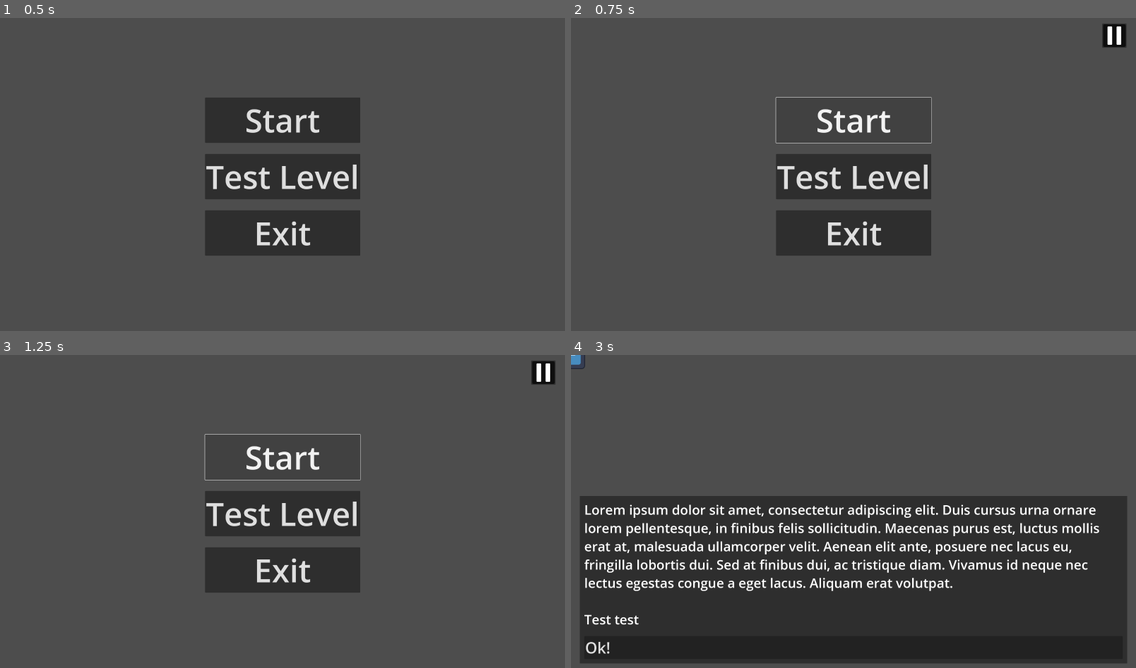
Above: before the commit, frames 1-4 (two rows, left to right).
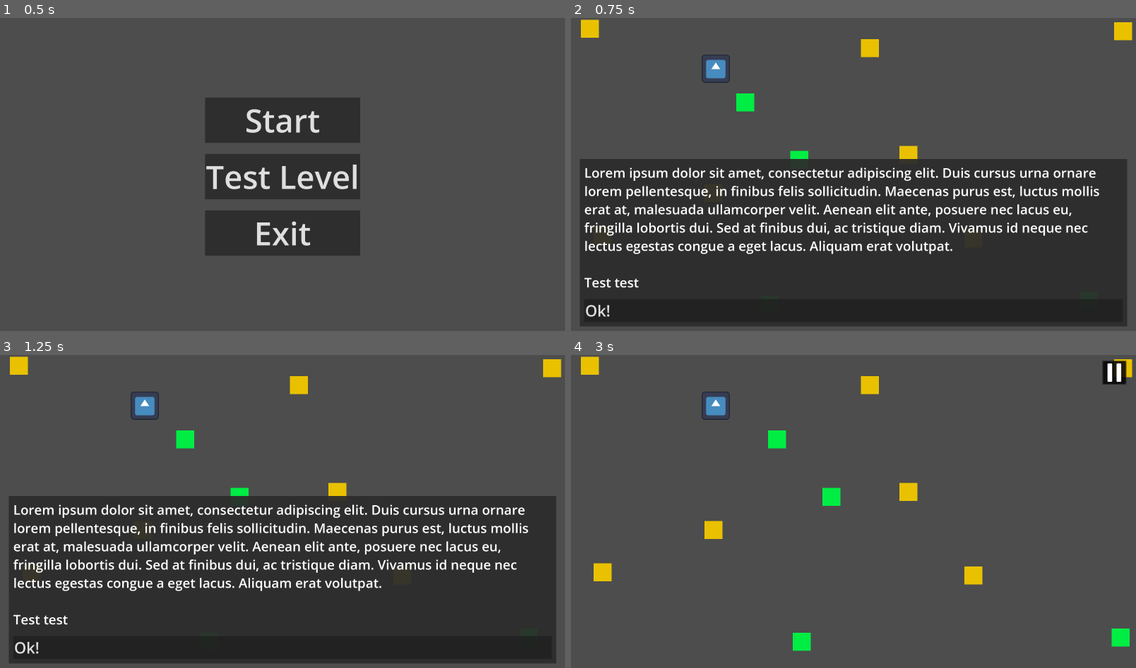
Above: after the commit, the same moments.

Repository: NervzZ/Designing-learning-tools-project
Game: Godot game, scene res://UI/MainMenu.tscn
Same seed, same stepped clock (60 frames per second), same inputs: the game is played once before the commit and once after it. The engine's default icon, where the game draws it, is replaced by a stand-in: a white triangle on a blue panel in a dark square.
Inputs (mouse positions are in pixels of both pictures, inside the frame that each line leads up to):
- Up to frame 1 (0.5 s): no input
- Up to frame 2 (0.75 s): click "Start" at 0.5 s
- Up to frame 3 (1.25 s): no input
- Up to frame 4 (3 s): click (853, 458) at 1.25 s, where only the run before the commit has a clickable "Start"; click (853, 646) at 2 s, where only the run after the commit has a clickable "Ok!"; click (853, 514) at 2.75 s, where only the run before the commit has a clickable "Test Level"

Frame 1 is identical in both runs. In frame 2, 48% of the frame differs, in the area x 1-100%, y 0-99%; in frame 3, 48%; in frame 4, 52%, in the area x 0-100%, y 0-99%.

Commit message:
revert levels to original state

Diff:
--- a/Levels/FirstLevel.tscn
+++ b/Levels/FirstLevel.tscn
@@ -1,11 +1,9 @@
-[gd_scene load_steps=7 format=3 uid="uid://b4mhn0xuq0qvm"]
+[gd_scene load_steps=5 format=3 uid="uid://b4mhn0xuq0qvm"]
 
 [ext_resource type="Script" path="res://Scripts/Levels/FirstLevel.gd" id="1_lxgl7"]
 [ext_resource type="PackedScene" uid="uid://06kaxfqyqf67" path="res://Actors/Player.tscn" id="1_tei0q"]
 [ext_resource type="PackedScene" uid="uid://c8gtnk64i215a" path="res://Obstacles/Square.tscn" id="2_6uorv"]
 [ext_resource type="PackedScene" uid="uid://c4jeyoaiqgjqu" path="res://Obstacles/MovingSquare.tscn" id="3_q7h5g"]
-[ext_resource type="PackedScene" uid="uid://c2bykmyl23muc" path="res://portals/portal.tscn" id="5_hm2u4"]
-[ext_resource type="PackedScene" uid="uid://ckqlxppcx8hgu" path="res://Levels/FirstLevel_copy.tscn" id="6_jjqcj"]
 
 [node name="FirstLevel" type="Node2D"]
 script = ExtResource("1_lxgl7")
@@ -20,7 +18,7 @@
 position = Vector2(646, 794)
 
 [node name="Square3" parent="." instance=ExtResource("2_6uorv")]
-position = Vector2(293, 567)
+position = Vector2(85, 49)
 
 [node name="Square4" parent="." instance=ExtResource("2_6uorv")]
 position = Vector2(143, 987)
@@ -45,17 +43,3 @@
 
 [node name="Square9" parent="." instance=ExtResource("3_q7h5g")]
 position = Vector2(2330, 1282)
-
-[node name="Portal" parent="." instance=ExtResource("5_hm2u4")]
-position = Vector2(168, 179)
-destination_coords = Vector2(1655, 1022)
-
-[node name="Portal2" parent="." instance=ExtResource("5_hm2u4")]
-position = Vector2(1938, 952)
-teleport_mode = 1
-destination_coords = Vector2(500, 200)
-destination_scene = ExtResource("6_jjqcj")
-destination_scene_path = "res://Levels/FirstLevel_copy.tscn"
-
-[node name="Square12" parent="." instance=ExtResource("3_q7h5g")]
-position = Vector2(1779, 905)
--- a/Levels/FirstLevel_copy.tscn
+++ /dev/null
@@ -1,38 +0,0 @@
-[gd_scene load_steps=6 format=3 uid="uid://ckqlxppcx8hgu"]
-
-[ext_resource type="Script" path="res://Scripts/Levels/FirstLevel.gd" id="1_em2ur"]
-[ext_resource type="PackedScene" uid="uid://06kaxfqyqf67" path="res://Actors/Player.tscn" id="2_s84m2"]
-[ext_resource type="PackedScene" uid="uid://c8gtnk64i215a" path="res://Obstacles/Square.tscn" id="3_ac5ln"]
-[ext_resource type="PackedScene" uid="uid://c4jeyoaiqgjqu" path="res://Obstacles/MovingSquare.tscn" id="4_1m1fd"]
-[ext_resource type="PackedScene" uid="uid://c2bykmyl23muc" path="res://portals/portal.tscn" id="5_pk0k4"]
-
-[node name="FirstLevel" type="Node2D"]
-script = ExtResource("1_em2ur")
-
-[node name="Player" parent="." instance=ExtResource("2_s84m2")]
-position = Vector2(656, 230)
-
-[node name="Square" parent="." instance=ExtResource("3_ac5ln")]
-position = Vector2(1354, 137)
-
-[node name="Square7" parent="." instance=ExtResource("3_ac5ln")]
-position = Vector2(1823, 1001)
-
-[node name="Square10" parent="." instance=ExtResource("3_ac5ln")]
-position = Vector2(2502, 60)
-
-[node name="Square9" parent="." instance=ExtResource("4_1m1fd")]
-position = Vector2(2330, 1282)
-
-[node name="Portal" parent="." instance=ExtResource("5_pk0k4")]
-position = Vector2(168, 179)
-destination_coords = Vector2(1655, 1022)
-
-[node name="Portal2" parent="." instance=ExtResource("5_pk0k4")]
-position = Vector2(1438, 1030)
-teleport_mode = 1
-destination_coords = Vector2(500, 200)
-destination_scene_path = "res://Levels/FirstLevel.tscn"
-
-[node name="Square12" parent="." instance=ExtResource("4_1m1fd")]
-position = Vector2(1779, 905)
